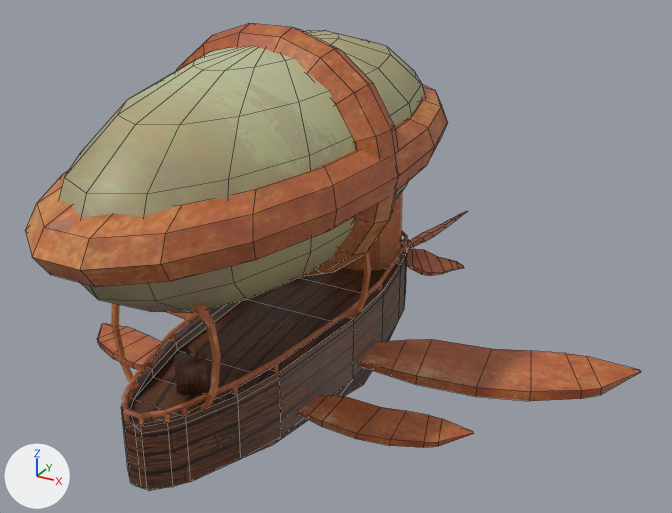
The Blender file Modèles 3D/Map/Constructions/Aéronef/Le modéle/Aéronef.blend: old version first, new version second.
Camera for both pictures: a 50 mm lens placed at (2.63, -5.23, 2.56), pointed at (0.23, -0.87, 0.38). Arrows for +X, +Y and +Z are at lower left; the lights stay in place. Mesh edges are drawn as thin lines on the coarser meshes.

The older version as bpy lines, for what is in view:
```python
me_cylinder_001 = bpy.data.meshes.new('Cylinder.001')
me_cylinder_001.from_pydata(...)  # 150 vertices, 130 faces; spans x -36.0..15.4, y -1.8..111.0, z -1.6..29.4
me_cylinder_001.materials.append(mat_métal_jpg)  # picture img_métal_jpg
me_torus_001 = bpy.data.meshes.new('Torus.001')
me_torus_001.from_pydata(...)  # 162 vertices, 162 faces; spans x -1.25..1.25, y -1.29..1.29, z -0.25..0.25
me_torus_001.materials.append(mat_métal_jpg)  # picture img_métal_jpg
me_torus_002 = bpy.data.meshes.new('Torus.002')
me_torus_002.from_pydata(...)  # a torus around z (ring radius 1.01, tube radius 0.25) spanning x -1.25..1.25, y -1.23..1.23, z -0.25..0.25
me_torus_002.materials.append(mat_métal_jpg)  # picture img_métal_jpg
ob_cablage = bpy.data.objects.new('Cablage', me_cylinder_001)
ob_cablage.location = (0.205, -2.169, 0.098)
ob_cablage.scale = (0.0199, 0.0199, 0.0199)
ob_torus1 = bpy.data.objects.new('Torus1', me_torus_002)
ob_torus1.location = (0.009, -1.162, 1.041)
ob_torus1.rotation_euler = (-1.569, 0.000318, -0.00244)  # degrees (-90, 0, -0.1)
ob_torus1.scale = (0.591, 0.563, 0.663)
ob_torus2 = bpy.data.objects.new('Torus2', me_torus_001)
ob_torus2.location = (0.009, -1.162, 1.041)
ob_torus2.scale = (0.591, 1.26, 0.663)
# also in view: 'Barre' at (0.01, -1.06, 0.26); 'Ballon' at (0.0, -1.15, 1.03); 'Elisse' at (0.0, -0.32, -0.15); 'Guidon' at (0.0, -1.99, 0.13); 'Coque' at (0.0, -0.9, -0.29)
```
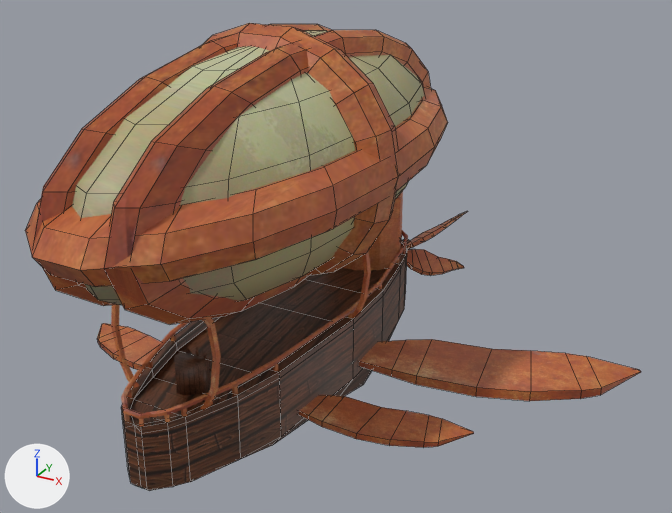
Where the change shows, as pixel boxes [x1, y1, x2, y2] in the pictures (672 x 513 px):
'Torus1.001', added (brown)
    after: [104, 30, 431, 325]
'Torus1.002', added (brown)
    after: [34, 24, 331, 306]

The edits, one by one:
Mesh me_torus_003 is new.
It is a torus around z (ring radius 1.01, tube radius 0.25) spanning x -1.25..1.25, y -1.23..1.23, z -0.25..0.25.
It uses material mat_métal_jpg (picture img_métal_jpg).
Mesh me_torus_004 is new.
It is a torus around z (ring radius 1.01, tube radius 0.25) spanning x -1.25..1.25, y -1.23..1.23, z -0.25..0.25.
It uses material mat_métal_jpg (picture img_métal_jpg).
Object 'Torus1.002' (ob_torus1_002) is new; it shows me_torus_003.
Its location is (-0.171, -1.162, 1.041).
Its rotation in degrees is (-90, 0, 90).
Its scale is (1.26, 0.522, 0.422).
Object 'Torus1.001' (ob_torus1_001) is new; it shows me_torus_004.
Its location is (0.213, -1.162, 1.041).
Its rotation in degrees is (-90, 0, 90).
Its scale is (1.26, 0.522, 0.422).
